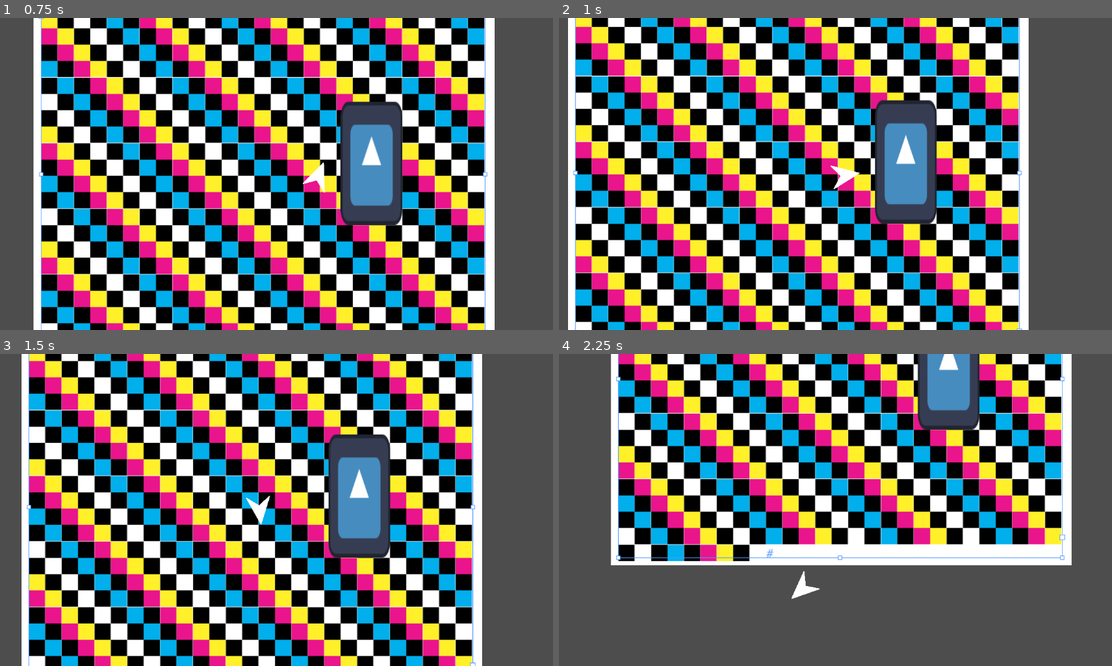
Above: before the commit, frames 1-4 (two rows, left to right).
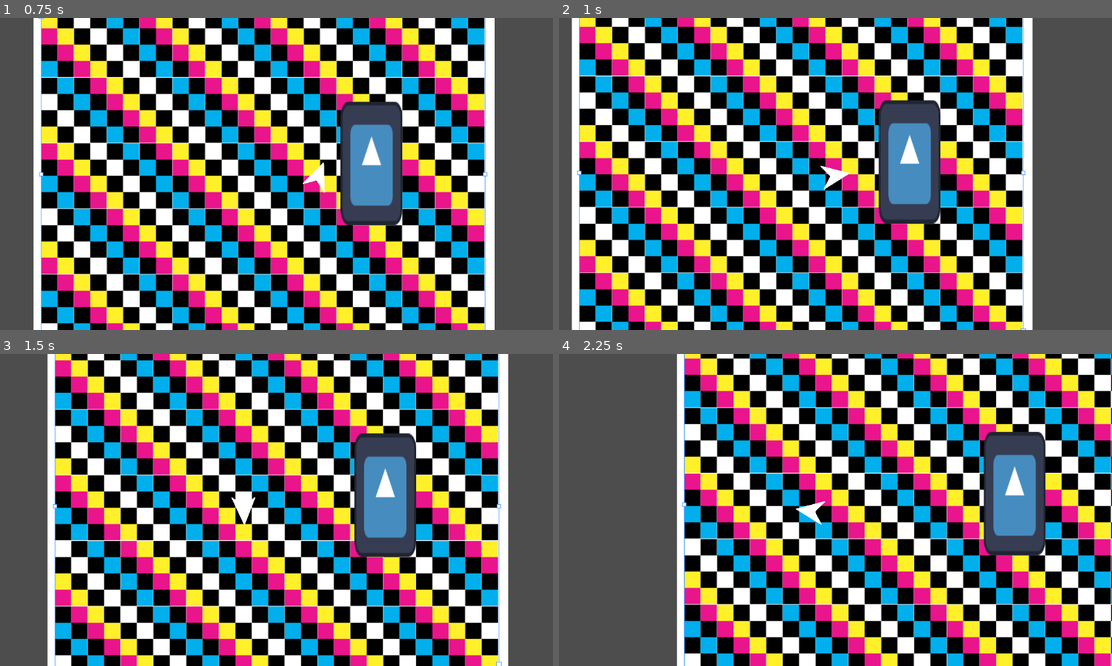
Above: after the commit, the same moments.

Repository: ParadoxArcher/Angle_Advantage
Game: Godot game, scene res://Scenes/GameScene.tscn
The game is run twice, just before and just after one commit, with the same random seed, the same clock (stepped at 60 frames per second) and the same inputs. The engine's default icon, where the game draws it, is replaced by a stand-in: a white triangle on a blue panel in a dark square.
Inputs:
- Up to frame 1 (0.75 s): tap Enter at 0.5 s; hold D (RotateRight) from 0.53 s (still down); tap Space (Dodge) at 0.6 s
- Up to frame 2 (1 s): keep holding D (RotateRight)
- Up to frame 3 (1.5 s): release D (RotateRight) at 1.28 s; hold Shift (Brake) from 1.28 s (still down); tap W (Boost) at 1.35 s
- Up to frame 4 (2.25 s): tap Space (Dodge) at 1.55, 2.1 s; release Shift (Brake) at 2.03 s; hold D (RotateRight) from 2.03 s (still down)

Frame 1 is identical in both runs. In frame 2, 28% of the frame differs, in the area x 1-86%, y 0-100%; in frame 3, 77%; in frame 4, 82%, in the area x 9-100%, y 0-100%.

Commit message:
vault backup: 2025-01-17 08:44:23

Diff:
--- a/zProject Files/Godot/Scenes/Player.tscn
+++ b/zProject Files/Godot/Scenes/Player.tscn
@@ -36,12 +36,3 @@
 position = Vector2(-8.88178e-14, -52)
 scale = Vector2(0.35, 0.5)
 texture = ExtResource("5_o2ksf")
-
-[node name="Node" type="Node" parent="."]
-
-[node name="Timer" type="Timer" parent="Node"]
-process_callback = 0
-wait_time = 0.5
-one_shot = true
-
-[connection signal="timeout" from="Node/Timer" to="." method="_on_timer_timeout"]
--- a/zProject Files/Godot/Scripts/PlayerScript.gd
+++ b/zProject Files/Godot/Scripts/PlayerScript.gd
@@ -23,9 +23,9 @@
 var RotaRate = 0
 
 ##Crash Variables
-@export var CollisionRebound = .3
-@export var CrashTime = 5
-var DisableMovement = false
+@export var CollisionRebound = .5
+@export var CrashTime = 1.5
+var Crashed = false
 #endregion
 
 #region Advanced Movement Variables
@@ -37,12 +37,12 @@
 #endregion
 
 func crash():
-	DisableMovement = true
+	Crashed = true
 	await get_tree().create_timer(CrashTime).timeout
-	DisableMovement = false
+	Crashed = false
 
 func _physics_process(_delta):
-	if not DisableMovement:
+	if not Crashed:
 		MoveInput = Vector2(Input.get_action_strength("RotateRight") - Input.get_action_strength("RotateLeft"), Input.get_action_strength("Boost") - Input.get_action_strength("Back"))
 	else:
 		MoveInput = Vector2(0, 0)
@@ -50,7 +50,7 @@
 
 	#region Basic Movement
 	#region Brakes --- Amplifies Deceleration
-	if Input.is_action_pressed("Brake"):
+	if Input.is_action_pressed("Brake") and not Crashed:
 		SpeedDecel[0] = SpeedDecel[1] * BrakeDecelMult[0]
 		RotaDecel[0] = RotaDecel[1] * BrakeDecelMult[1]
 	else:
@@ -81,7 +81,8 @@
 	#endregion
 
 	#region Advanced Movement
-	if Input.is_action_just_pressed("Dodge"): # Calls Dodge() to instantanteously set movement in direction relative to rotation
+
+	if Input.is_action_just_pressed("Dodge") and not Crashed: # Calls Dodge() to instantanteously set movement in direction relative to rotation
 		Dodge(Vector2(MoveInput.x, -MoveInput.y).normalized())
 
 	if MaxSpeed[0] != MaxSpeed[1] or RotaAccel[0] != RotaAccel[1]: # Undoes value changes for Dodge
Not shown, changed: .obsidian/workspace.json
